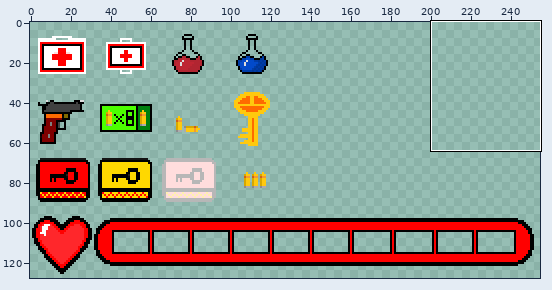
Sprite sheet, stored at res/itens_tex.png. The first picture is a wide view before the edit; the outline marks the close-up.
Close-up. The starting point:
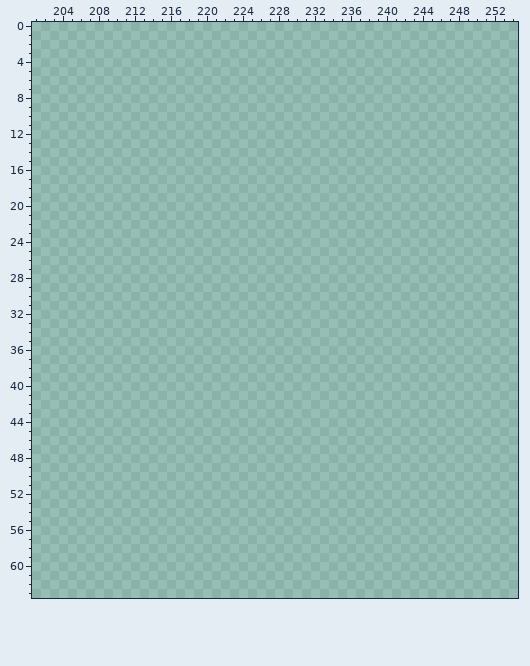
The file is 255x128 pixels. Pixels under 10% opacity are left out. Colours within 5 levels of each other are drawn and written as one. Shown: x 201..254, y 0..63.
The same view after the edit:
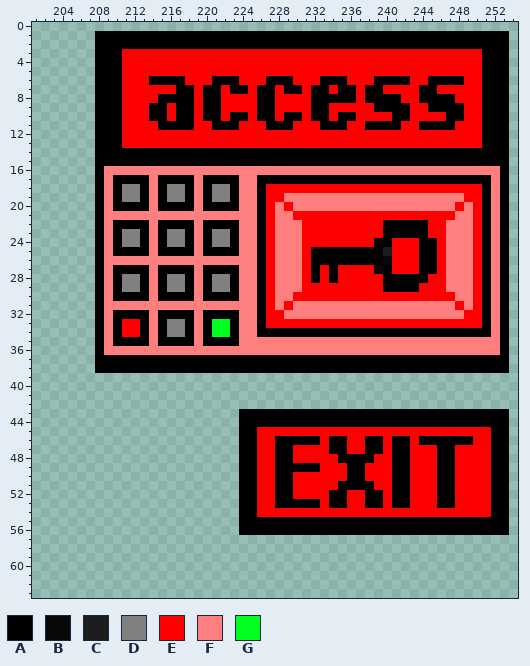
Palette (. is transparent): A #000000  B #080808  C #1d1d1d  D #808080  E #ff0000  F #ff7f7f  G #00ff21
Changes in this commit:
Changed rows in their new state; - is an unchanged pixel.
first column x 208:
 1 AAAAAAAAAAAAAAAAAAAAAAAAAAAAAAAAAAAAAAAAAAAAAA
 2 AAAAAAAAAAAAAAAAAAAAAAAAAAAAAAAAAAAAAAAAAAAAAA
 3 AAAEEEEEEEEEEEEEEEEEEEEEEEEEEEEEEEEEEEEEEEEAAA
 4 AAAEEEEEEEEEEEEEEEEEEEEEEEEEEEEEEEEEEEEEEEEAAA
 5 AAAEEEEEEEEEEEEEEEEEEEEEEEEEEEEEEEEEEEEEEEEAAA
 6 AAAEEEAAAAEEEAAAEEEAAAEEEAAAEEEAAAAEEAAAAEEAAA
 7 AAAEEEEEEAAEAAEAAEAAEAAEAAEAAEAAEEEEAAEEEEEAAA
 8 AAAEEEEAAAAEAAEEEEAAEEEEAAAAAEAAAAEEAAAAEEEAAA
 9 AAAEEEAAEAAEAAEEEEAAEEEEAAEEEEEAAAAEEAAAAEEAAA
10 AAAEEEAAEAAEAAEAAEAAEAAEAAEAAEEEEAAEEEEAAEEAAA
11 AAAEEEEAAAAEEAAAEEEAAAEEEAAAEEAAAAEEAAAAEEEAAA
12 AAAEEEEEEEEEEEEEEEEEEEEEEEEEEEEEEEEEEEEEEEEAAA
13 AAAEEEEEEEEEEEEEEEEEEEEEEEEEEEEEEEEEEEEEEEEAAA
14 AAAAAAAAAAAAAAAAAAAAAAAAAAAAAAAAAAAAAAAAAAAAAA
15 AAAAAAAAAAAAAAAAAAAAAAAAAAAAAAAAAAAAAAAAAAAAAA
16 AFFFFFFFFFFFFFFFFFFFFFFFFFFFFFFFFFFFFFFFFFFFFA
17 AFAAAAFAAAAFAAAAFFAAAAAAAAAAAAAAAAAAAAAAAAAAFA
18 AFADDAFADDAFADDAFFAEEEEEEEEEEEEEEEEEEEEEEEEAFA
19 AFADDAFADDAFADDAFFAEEFFFFFFFFFFFFFFFFFFFFEEAFA
20 AFAAAAFAAAAFAAAAFFAEFEFFFFFFFFFFFFFFFFFFEFEAFA
21 AFFFFFFFFFFFFFFFFFAEFFEEEEEEEEEEEEEEEEEEFFEAFA
22 AFAAAAFAAAAFAAAAFFAEFFFEEEEEEEEEAAAAAEEFFFEAFA
23 AFADDAFADDAFADDAFFAEFFFEEEEEEEEEAAAAAEEFFFEAFA
24 AFADDAFADDAFADDAFFAEFFFEEEEEEEEAAEEEAAEFFFEAFA
25 AFAAAAFAAAAFAAAAFFAEFFFEAAAAAAAACEEEAAEFFFEAFA
26 AFFFFFFFFFFFFFFFFFAEFFFEAAAAAAAABEEEAAEFFFEAFA
27 AFAAAAFAAAAFAAAAFFAEFFFEAEAEEEEBAEEEAAEFFFEAFA
28 AFADDAFADDAFADDAFFAEFFFEAEAEEEEEAAAAAEEFFFEAFA
29 AFADDAFADDAFADDAFFAEFFFEEEEEEEEEAAAAEEEFFFEAFA
30 AFAAAAFAAAAFAAAAFFAEFFEEEEEEEEEEEEEEEEEEFFEAFA
31 AFFFFFFFFFFFFFFFFFAEFEFFFFFFFFFFFFFFFFFFEFEAFA
32 AFAAAAFAAAAFAAAAFFAEEFFFFFFFFFFFFFFFFFFFFEEAFA
33 AFAEEAFADDAFAGGAFFAEEEEEEEEEEEEEEEEEEEEEEEEAFA
34 AFAEEAFADDAFAGGAFFAAAAAAAAAAAAAAAAAAAAAAAAAAFA
35 AFAAAAFAAAAFAAAAFFFFFFFFFFFFFFFFFFFFFFFFFFFFFA
36 AFFFFFFFFFFFFFFFFFFFFFFFFFFFFFFFFFFFFFFFFFFFFA
37 AAAAAAAAAAAAAAAAAAAAAAAAAAAAAAAAAAAAAAAAAAAAAA
38 AAAAAAAAAAAAAAAAAAAAAAAAAAAAAAAAAAAAAAAAAAAAAA
first column x 224:
43 AAAAAAAAAAAAAAAAAAAAAAAAAAAAAA
44 AAAAAAAAAAAAAAAAAAAAAAAAAAAAAA
45 AAEEEEEEEEEEEEEEEEEEEEEEEEEEAA
46 AAEEAAAAAEAAEEAAEAAEAAAAAAEEAA
47 AAEEAAEEEEAAEEAAEAAEEEAAEEEEAA
48 AAEEAAEEEEEAAAAEEAAEEEAAEEEEAA
49 AAEEAAAAAEEEAAEEEAAEEEAAEEEEAA
50 AAEEAAEEEEEEAAEEEAAEEEAAEEEEAA
51 AAEEAAEEEEEAAAAEEAAEEEAAEEEEAA
52 AAEEAAEEEEAAEEAAEAAEEEAAEEEEAA
53 AAEEAAAAAEAAEEAAEAAEEEAAEEEEAA
54 AAEEEEEEEEEEEEEEEEEEEEEEEEEEAA
55 AAAAAAAAAAAAAAAAAAAAAAAAAAAAAA
56 AAAAAAAAAAAAAAAAAAAAAAAAAAAAAA
Boxes around the changes in both close-ups, in picture pixels (x1, y1, x2, y2):
added: (95, 31, 509, 373)
added: (239, 409, 509, 535)
